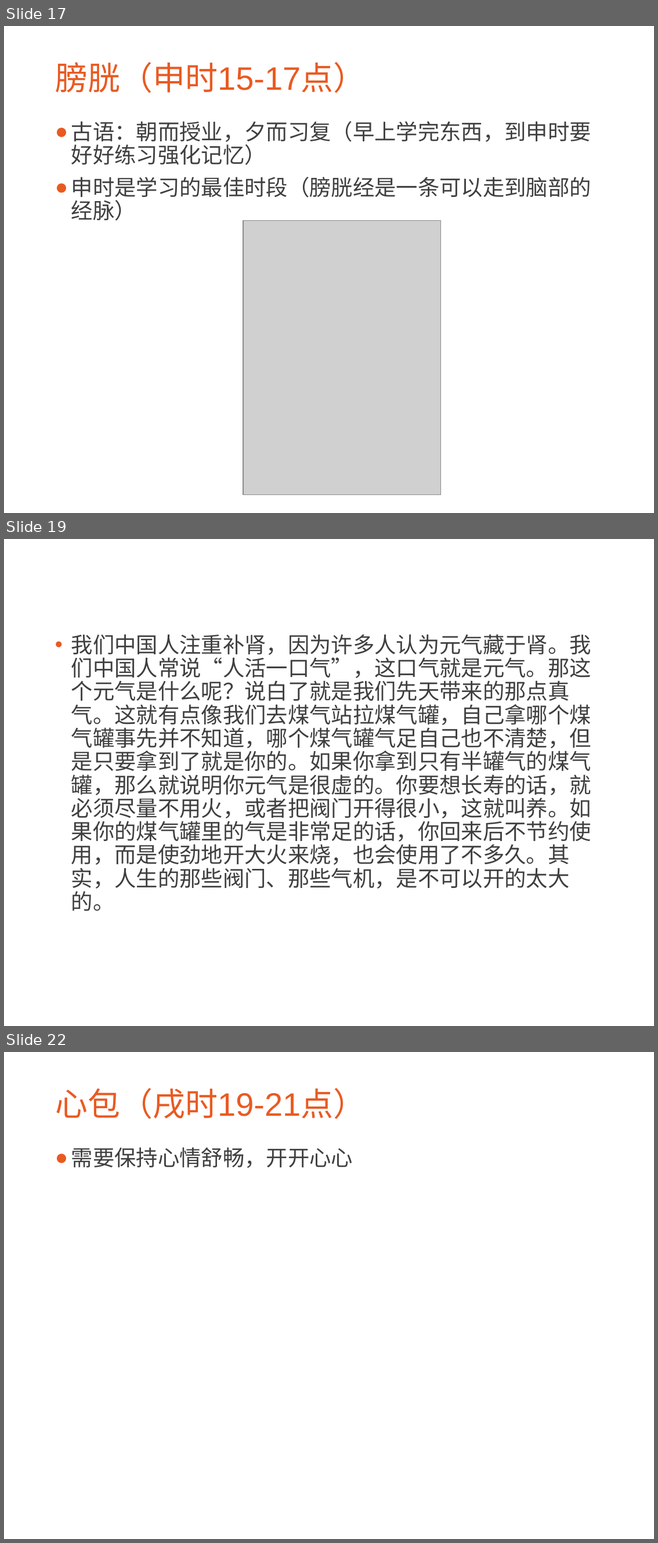
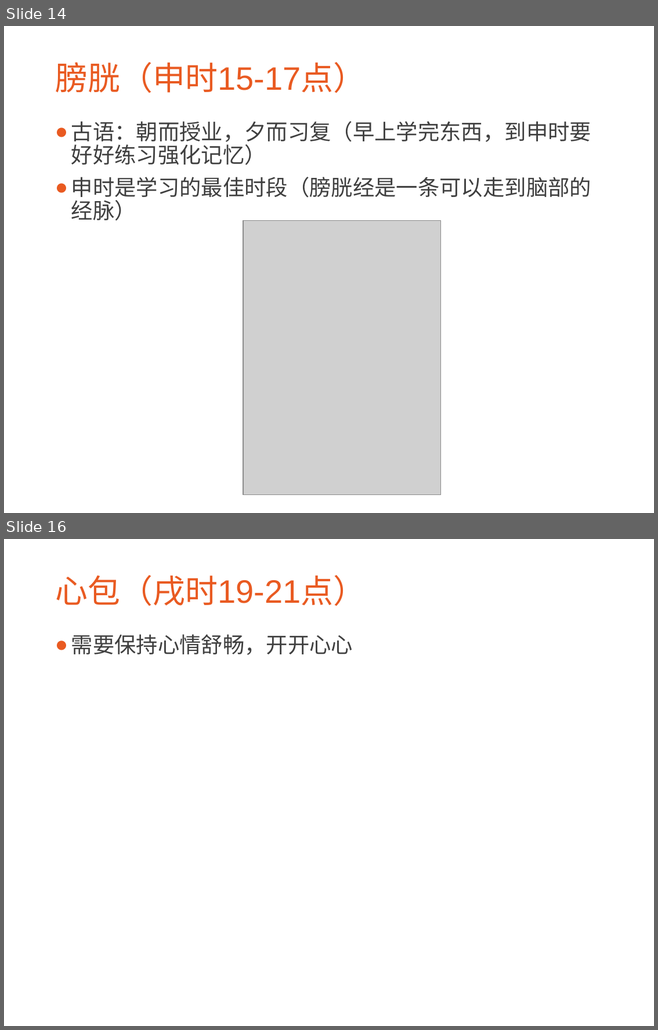
Before and after one commit to CatMan1994/file, a slide deck: 中医与养生分享会/中医与养生.ppt. Shown one above the other, each under a label of ours: slides 17, 19 and 22 before the commit, slides 14 and 16 after it; the slides between them are not shown. The pictures are 658x1543 and 658x1030 pixels, drawn with LibreOffice and Linux fonts; fonts in the diff are those of the drawing; grey boxes stand for pictures; background and template pictures are left out. Boxes give left, top, right and bottom in pixels: in the first picture for what was removed or moved away, otherwise in the second. Text is boxed around its words. In the diff, an @@ line names an element or a change of style, - is before the commit and + after.

```diff
--- a/中医与养生分享会/中医与养生.ppt
+++ b/中医与养生分享会/中医与养生.ppt
@@ slide 19 removed at bbox=[4, 539, 654, 1026], background picture (left out) @@
@@ text removed at bbox=[71, 634, 591, 911] @@
-• 我们中国人注重补肾，因为许多人认为元气藏于肾。我们中国人常说“人活一口气”，这口气就是元气。那这个元气是什么呢？说白了就是我们先天带来的那点真气。这就有点像我们去煤气站拉煤气罐，自己拿哪个煤气罐事先并不知道，哪个煤气罐气足自己也不清楚，但是只要拿到了就是你的。如果你拿到只有半罐气的煤气罐，那么就说明你元气是很虚的。你要想长寿的话，就必须尽量不用火，或者把阀门开得很小，这就叫养。如果你的煤气罐里的气是非常足的话，你回来后不节约使用，而是使劲地开大火来烧，也会使用了不多久。其实，人生的那些阀门、那些气机，是不可以开的太大的。
@@ what was slide 17 is now slide 14 @@
@@ what was slide 22 is now slide 16 @@
```
Also in this commit, not shown: 6 slides changed, 1 slide added, 2 other slides removed, 1 other file.
